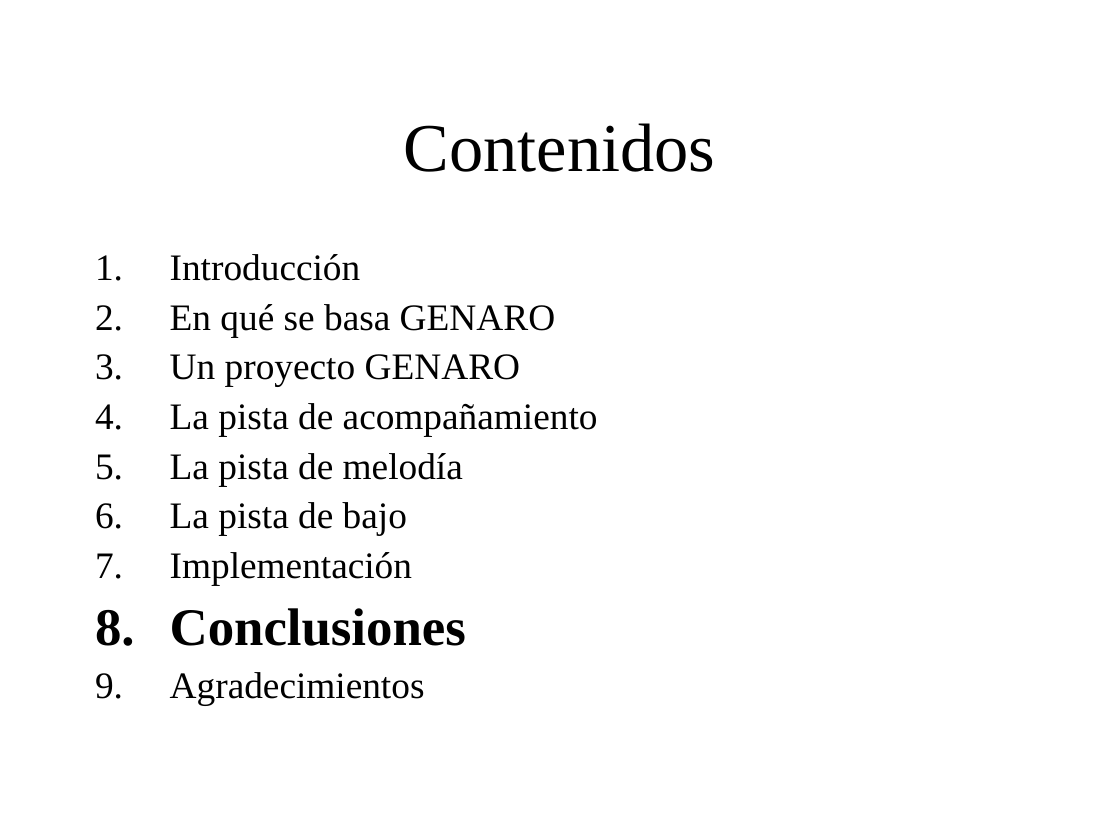
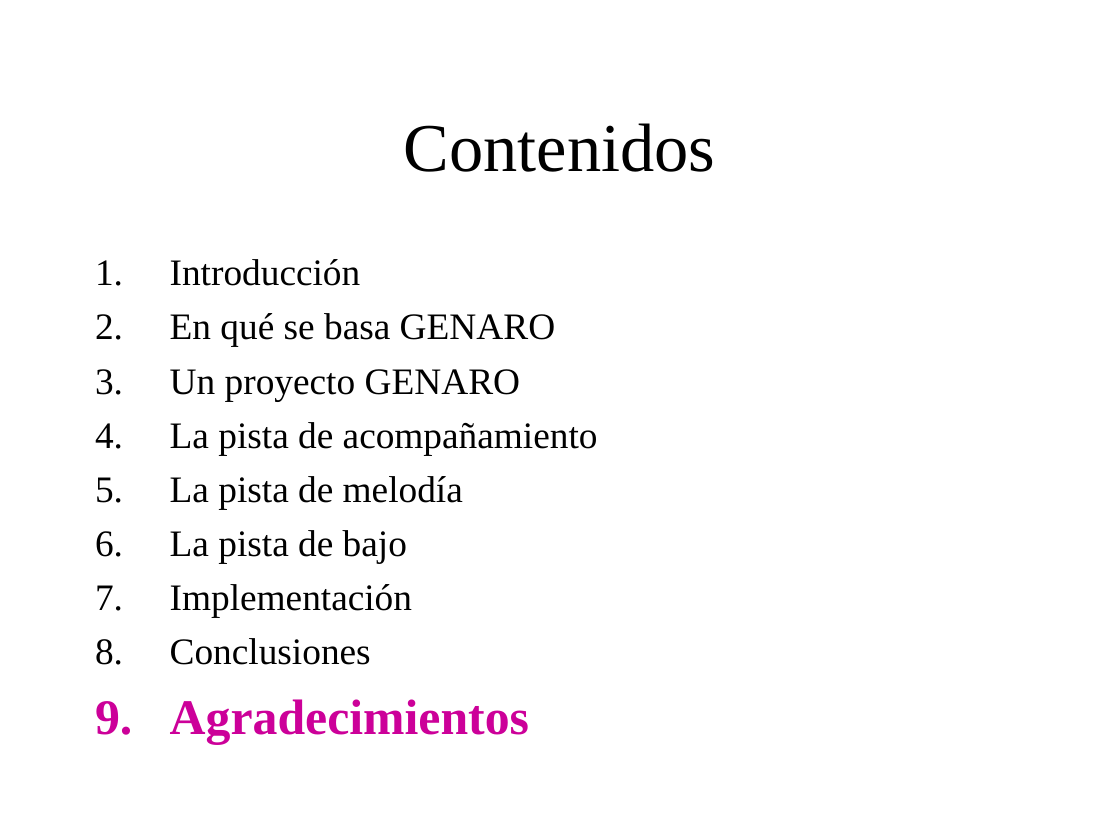
Before and after one commit to BackupTheBerlios/genaro, a slide deck: slide 46 of Documentos/MemoriaSSII/presentacion_proyecto.ppt. Drawn at 1120x840 pixels with LibreOffice and Linux fonts; fonts in the diff are those of the drawing; background and template pictures are left out. Boxes give left, top, right and bottom in pixels: in the first picture for what was removed or moved away, otherwise in the second. Text is boxed around its words. In the diff, an @@ line names an element or a change of style, - is before the commit and + after.

```diff
--- a/Documentos/MemoriaSSII/presentacion_proyecto.ppt
+++ b/Documentos/MemoriaSSII/presentacion_proyecto.ppt
@@ text "Introducción" at (170,259,598,744): size 34 to 24 pt, bold off in "Conclusiones"; size 24 to 32 pt, text colour #000000 to #CC0099, bold on in "Agradecimientos"; line spacing 0.9 to 1; less space between paragraphs; more space between paragraphs; bullet colour #000000 to #CC0099 @@
```
Also in this commit, not shown: 17 other slides changed.
